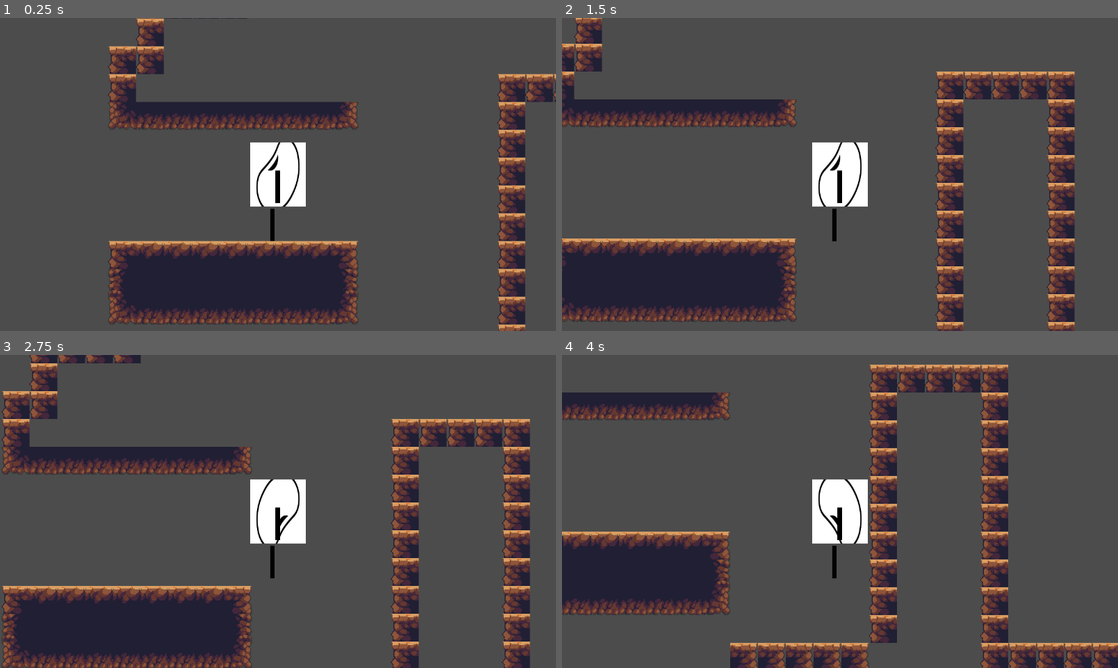
Above: before the commit, frames 1-4 (two rows, left to right).
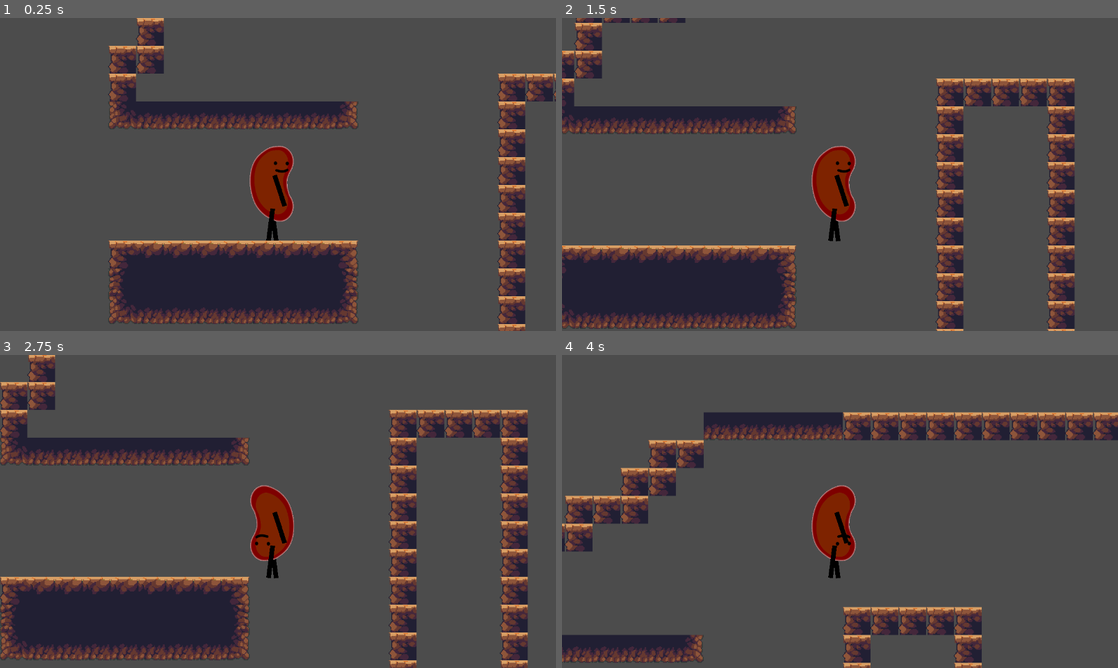
Above: after the commit, the same moments.

Repository: TheRobotics5/TomTheBeanPlatformer
Game: Godot game, scene res://Levels/Level1.tscn
The game is run twice, just before and just after one commit, with the same random seed, the same clock (stepped at 60 frames per second) and the same inputs. The project has no main scene, so this scene is started directly.
Inputs:
- Up to frame 1 (0.25 s): no input
- Up to frame 2 (1.5 s): tap Enter at 0.5 s; hold Space (spacebar) 0.53-1.28 s; hold Right (ui_right) from 0.53 s (still down); tap Space (spacebar) at 1.35 s
- Up to frame 3 (2.75 s): release Right (ui_right) at 2.03 s; hold Left (ui_left) from 2.03 s (still down); hold Space (spacebar) from 2.03 s (still down)
- Up to frame 4 (4 s): release Left (ui_left) at 2.78 s; release Space (spacebar) at 2.78 s; hold Right (ui_right) from 2.78 s (still down); tap Space (spacebar) at 2.85 s; hold Space (spacebar) from 3.53 s (still down)

The runs differ from the first frame. In frame 1, 4.0% of the frame differs, in the area x 19-100%, y 0-100%; in frame 2, 19%; in frame 3, 23%; in frame 4, 39%, in the area x 0-100%, y 3-100%.

Commit message:
added actual bean sprits

Diff:
--- a/Scene Assets/Player.tscn
+++ b/Scene Assets/Player.tscn
@@ -1,18 +1,19 @@
-[gd_scene load_steps=5 format=2]
+[gd_scene load_steps=6 format=2]
 
 [ext_resource path="res://Scripts/Player.gd" type="Script" id=1]
 [ext_resource path="res://walk.tres" type="Animation" id=2]
-[ext_resource path="res://Sprites/temp_bean.jpg" type="Texture" id=3]
+[ext_resource path="res://Sprites/limbs.jpg" type="Texture" id=3]
+[ext_resource path="res://Sprites/bean.png" type="Texture" id=4]
 
 [sub_resource type="RectangleShape2D" id=1]
-extents = Vector2( 10, 24.5249 )
+extents = Vector2( 7.00897, 22.915 )
 
 [node name="Player" type="KinematicBody2D"]
 script = ExtResource( 1 )
 
 [node name="CollisionShape2D" type="CollisionShape2D" parent="."]
-position = Vector2( 0.364576, 18.9783 )
-scale = Vector2( 3.3, 2.35 )
+position = Vector2( -7.2775, 21.6135 )
+scale = Vector2( 3.61571, 2.38091 )
 shape = SubResource( 1 )
 
 [node name="AnimationPlayer" type="AnimationPlayer" parent="."]
@@ -20,33 +21,33 @@
 
 [node name="leg2" type="Sprite" parent="."]
 modulate = Color( 0, 0, 0, 1 )
-position = Vector2( -6.4249, 58.0757 )
-rotation = 1.57079
+position = Vector2( -4.46912, 58.0759 )
+rotation = 1.44357
 scale = Vector2( 0.135975, 0.0292158 )
 texture = ExtResource( 3 )
 
 [node name="arm2" type="Sprite" parent="."]
 modulate = Color( 0, 0, 0, 1 )
-position = Vector2( -0.396242, 13.8736 )
-rotation = 1.5708
+position = Vector2( -7.69345, 17.7194 )
+rotation = 1.88887
 scale = Vector2( 0.135975, 0.0292158 )
 texture = ExtResource( 3 )
 
 [node name="body" type="Sprite" parent="."]
-position = Vector2( -1.0842e-019, -1.42109e-014 )
-scale = Vector2( 0.232727, 0.406031 )
-texture = ExtResource( 3 )
+position = Vector2( -6.95811, 12.0683 )
+scale = Vector2( 0.251002, 0.285138 )
+texture = ExtResource( 4 )
 
 [node name="arm" type="Sprite" parent="."]
 modulate = Color( 0, 0, 0, 1 )
-position = Vector2( -0.10376, 14.2357 )
-rotation = 1.57079
+position = Vector2( 1.89848, 18.6553 )
+rotation = 1.25272
 scale = Vector2( 0.135975, 0.0292158 )
 texture = ExtResource( 3 )
 
 [node name="leg" type="Sprite" parent="."]
 modulate = Color( 0, 0, 0, 1 )
-position = Vector2( -6.425, 58.0762 )
-rotation = 1.5708
+position = Vector2( -8.50594, 57.853 )
+rotation = 1.69802
 scale = Vector2( 0.135975, 0.0292158 )
 texture = ExtResource( 3 )
--- a/walk.tres
+++ b/walk.tres
@@ -14,7 +14,7 @@
 "times": PoolRealArray( 0, 0.5, 1, 1.5 ),
 "transitions": PoolRealArray( 1, 1, 1, 1 ),
 "update": 0,
-"values": [ 89.9999, 59.9999, 89.9999, 120.0 ]
+"values": [ 89.9999, 40.0, 89.9999, 140.0 ]
 }
 tracks/1/type = "value"
 tracks/1/path = NodePath("arm:position")
@@ -26,7 +26,7 @@
 "times": PoolRealArray( 0, 0.5, 1, 1.5 ),
 "transitions": PoolRealArray( 1, 1, 1, 1 ),
 "update": 0,
-"values": [ Vector2( -0.10376, 14.2357 ), Vector2( 7.84865, 13.4201 ), Vector2( -0.10376, 14.2357 ), Vector2( -7.44442, 13.2162 ) ]
+"values": [ Vector2( -3, 20 ), Vector2( 10.4395, 16.3107 ), Vector2( -3, 20 ), Vector2( -15.8771, 13.7432 ) ]
 }
 tracks/2/type = "value"
 tracks/2/path = NodePath("arm2:position")
@@ -38,7 +38,7 @@
 "times": PoolRealArray( 0, 0.5, 1, 1.5 ),
 "transitions": PoolRealArray( 1, 1, 1, 1 ),
 "update": 0,
-"values": [ Vector2( -0.396242, 13.8736 ), Vector2( -7.444, 13.874 ), Vector2( -0.396242, 13.8736 ), Vector2( 7.849, 13.874 ) ]
+"values": [ Vector2( -3, 20 ), Vector2( -15.877, 13.743 ), Vector2( -3, 20 ), Vector2( 7.849, 13.874 ) ]
 }
 tracks/3/type = "value"
 tracks/3/path = NodePath("arm2:rotation_degrees")
@@ -50,7 +50,7 @@
 "times": PoolRealArray( 0, 0.5, 1, 1.5 ),
 "transitions": PoolRealArray( 1, 1, 1, 1 ),
 "update": 0,
-"values": [ 90.0, 120.0, 90.0, 60.0 ]
+"values": [ 90.0, 140.0, 90.0, 45.0 ]
 }
 tracks/4/type = "value"
 tracks/4/path = NodePath("leg:position")
Binary file removed: Sprites/Player/Idle0.png
Not shown, removed: Sprites/Player/Idle0.png.import
Binary file removed: Sprites/Player/Jump0.png
Binary file removed: Sprites/Player/Jump1.png
Not shown, removed: Sprites/Player/Jump1.png.import
Binary file removed: Sprites/Player/Jump3.png
Not shown, removed: Sprites/Player/Jump3.png.import
Binary file removed: Sprites/Player/Jump4.png
Not shown, removed: Sprites/Player/Jump4.png.import
Binary file removed: Sprites/Player/Run0.png
Not shown, removed: Sprites/Player/Run0.png.import
Binary file removed: Sprites/Player/Run1.png
(and 15 more such lines)
